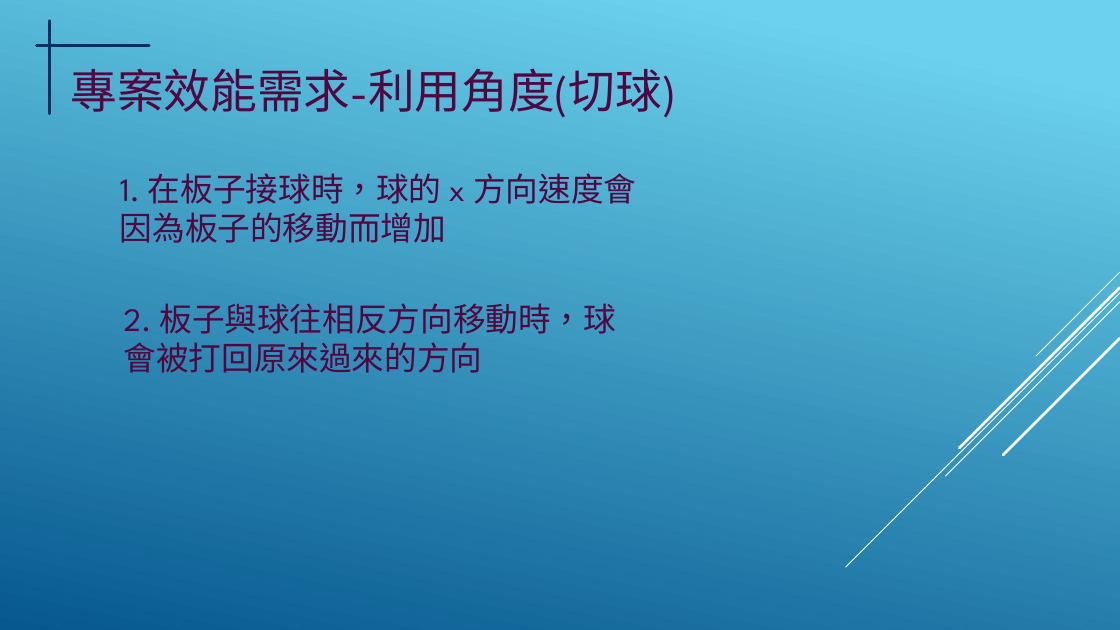
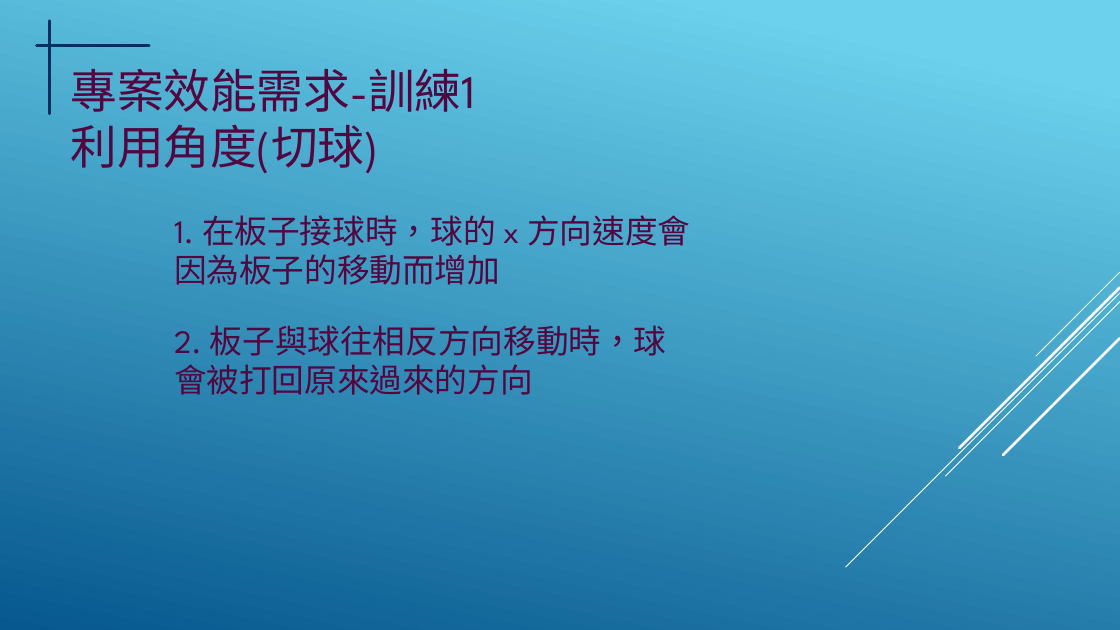
Before and after one commit to asd1979009ab/ML-HM4, a slide deck: slide 4 of 專案管理-乒乓球HW4 .pptx. Drawn at 1120x630 pixels with LibreOffice and Linux fonts; fonts in the diff are those of the drawing. Boxes give left, top, right and bottom in pixels: in the first picture for what was removed or moved away, otherwise in the second. Text is boxed around its words. In the diff, an @@ line names an element or a change of style, - is before the commit and + after.

```diff
--- a/專案管理-乒乓球HW4 .pptx
+++ b/專案管理-乒乓球HW4 .pptx
@@ text at [71, 69, 476, 173]: text changed @@
-專案效能需求-利用角度(切球)
+專案效能需求-訓練1
+利用角度(切球)
@@ text "1. 在板子接球時，球的 x 方向速度會因為板子的移動而增加": place and size @@
-text "1. 在板子接球時，球的 x 方向速度會因為板子的移動而增加" at [120, 173, 636, 243]
+text "1. 在板子接球時，球的 x 方向速度會因為板子的移動而增加" at [174, 215, 690, 285]
@@ text "2. 板子與球往相反方向移動時，球會被打回原來過來的方向": place and size @@
-text "2. 板子與球往相反方向移動時，球會被打回原來過來的方向" at [124, 303, 616, 373]
+text "2. 板子與球往相反方向移動時，球會被打回原來過來的方向" at [174, 325, 667, 395]
```
Also in this commit, not shown: 1 other slide changed.
